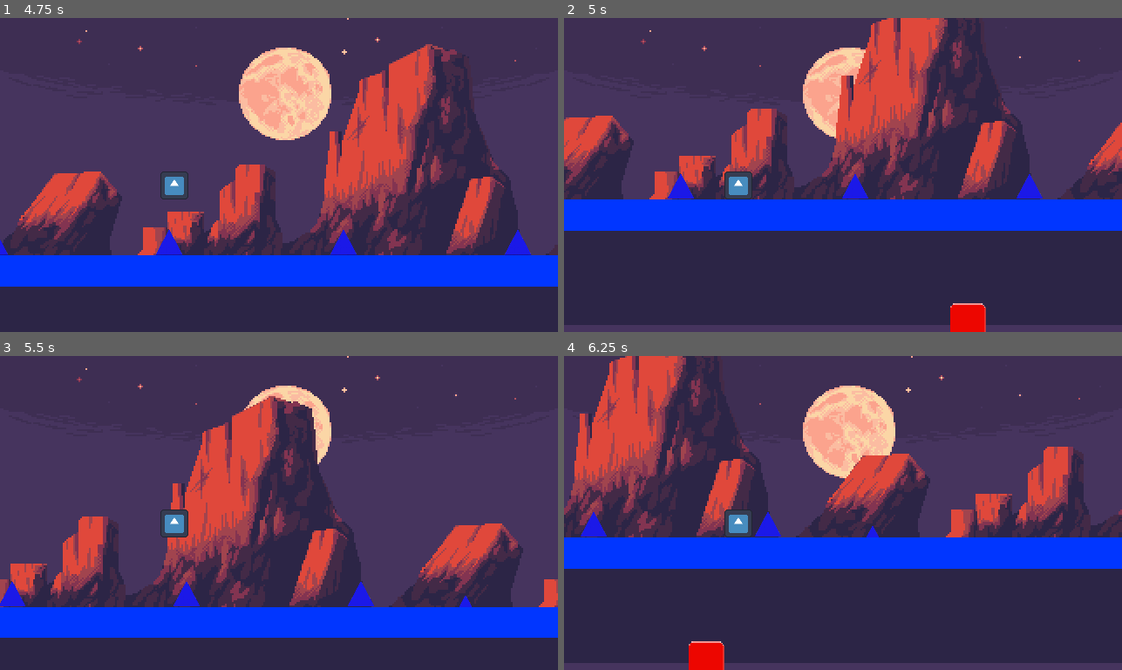
Above: before the commit, frames 1-4 (two rows, left to right).
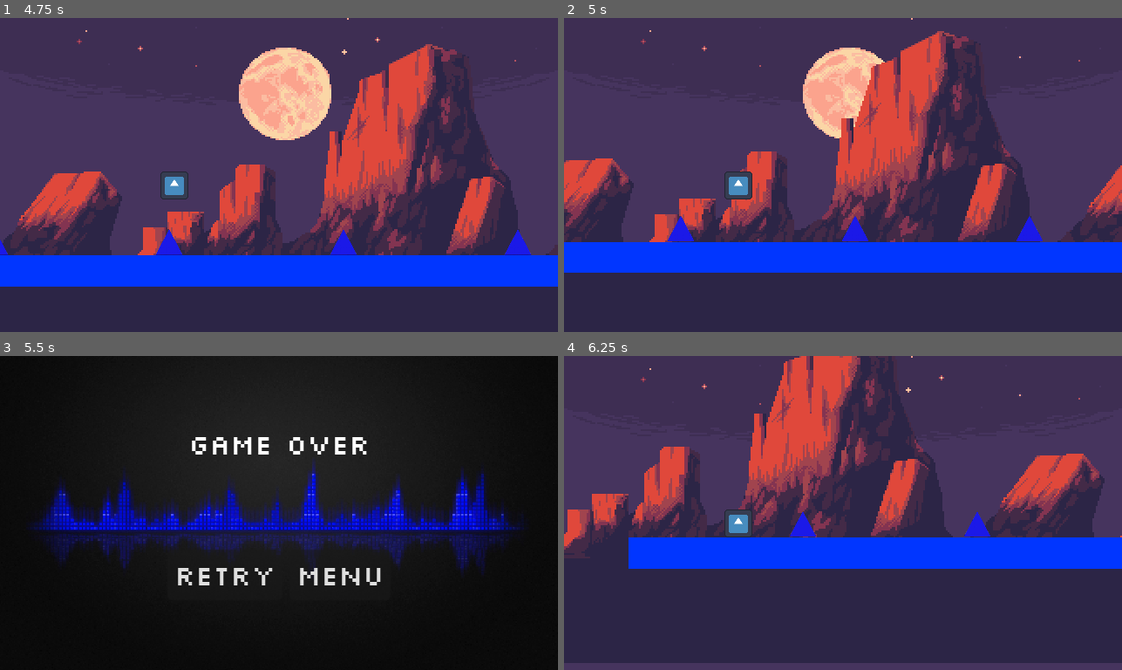
Above: after the commit, the same moments.

Repository: APersonXHe/AP-CompSci-Midyear-Project
Game: Godot game, scene res://scenes/main_menu/main_menu.tscn
The game is run twice, just before and just after one commit, with the same random seed, the same clock (stepped at 60 frames per second) and the same inputs. The engine's default icon, where the game draws it, is replaced by a stand-in: a white triangle on a blue panel in a dark square. Sound files missing from this copy of the repository are replaced by a short silence.
Inputs (mouse positions are in pixels of both pictures, inside the frame that each line leads up to):
- Up to frame 1 (4.75 s): click "PLAY" at 0.5 s; click "babaroque" at 1.25 s; click "dreamland" at 2 s; tap Enter (ui_accept) at 2.75, 3.6, 3.77, 4.07 s; hold Enter (ui_accept) 2.78-3.53 s; hold Enter (ui_accept) from 4.28 s (still down)
- Up to frame 2 (5 s): keep holding Enter (ui_accept)
- Up to frame 3 (5.5 s): release Enter (ui_accept) at 5.03 s; tap Enter (ui_accept) at 5.1, 5.27 s
- Up to frame 4 (6.25 s): tap Enter (ui_accept) at 5.57 s; click (787, 575) at 5.75 s, where only the run after the commit has a clickable "Retry"

Frame 1 is identical in both runs. In frame 2, 40% of the frame differs, in the area x 0-100%, y 0-100%; in frame 3, 99%; in frame 4, 28%.

Commit message:
player can now jump repeatedly by holding space key or pressing repeatedly

Diff:
--- a/scenes/levels/level_3/level_3.tscn
+++ b/scenes/levels/level_3/level_3.tscn
@@ -192,7 +192,7 @@
 scale = Vector2(0.5, 0.5)
 
 [node name="SPIKE37" parent="." instance=ExtResource("5_6we6i")]
-position = Vector2(3208, 71)
+position = Vector2(3251, 71)
 rotation = 3.14159
 
 [node name="SPIKE24" parent="." instance=ExtResource("5_6we6i")]
@@ -236,7 +236,19 @@
 position = Vector2(3181, 115)
 
 [node name="SPIKE39" parent="." instance=ExtResource("5_6we6i")]
-position = Vector2(3164, 115)
+position = Vector2(3195, 115)
+
+[node name="SPIKE40" parent="." instance=ExtResource("5_6we6i")]
+position = Vector2(3335, 114)
+
+[node name="SPIKE41" parent="." instance=ExtResource("5_6we6i")]
+position = Vector2(3349, 114)
+
+[node name="SPIKE42" parent="." instance=ExtResource("5_6we6i")]
+position = Vector2(468, 129)
+
+[node name="SPIKE43" parent="." instance=ExtResource("5_6we6i")]
+position = Vector2(3319, 114)
 
 [node name="SPIKE16" parent="." instance=ExtResource("5_6we6i")]
 position = Vector2(580, 128)
@@ -303,6 +315,10 @@
 position = Vector2(3006, 53)
 scale = Vector2(0.6, 1)
 
+[node name="FLOOR15" parent="." instance=ExtResource("9_yrfak")]
+position = Vector2(3375, -19)
+scale = Vector2(0.6, 1)
+
 [node name="FLOOR13" parent="." instance=ExtResource("9_yrfak")]
 position = Vector2(3094, 125)
 scale = Vector2(0.7, 1)
@@ -322,6 +338,10 @@
 position = Vector2(272, 207)
 scale = Vector2(100, 1)
 
+[node name="Void2" parent="." instance=ExtResource("10_72k6a")]
+position = Vector2(267, -256)
+scale = Vector2(100, 1)
+
 [node name="SlowPortal" parent="." instance=ExtResource("11_a1xhy")]
 position = Vector2(640, 94)
 
@@ -397,5 +417,8 @@
 [node name="GravityUpPortal7" parent="." instance=ExtResource("13_7pqf4")]
 position = Vector2(2972, 144)
 
+[node name="GravityUpPortal8" parent="." instance=ExtResource("13_7pqf4")]
+position = Vector2(3386, 95)
+
 [node name="GravityDownPortal7" parent="." instance=ExtResource("14_0n4nm")]
 position = Vector2(3104, 95)
--- a/scripts/player/player.gd
+++ b/scripts/player/player.gd
@@ -11,15 +11,31 @@
 var gravity = ProjectSettings.get_setting("physics/2d/default_gravity")
 var gravity_direction = Vector2.DOWN  # Default gravity direction
 
+const JUMP_BUFFER_TIME = 0.1  # Time window to buffer jump input
+const COYOTE_TIME = 0.1       # Time window for "coyote jump" after falling
+
+var jump_buffer_timer = 0.0
+var coyote_timer = 0.0
+var has_jumped = false  # Track if the player has already jumped
+
 func _ready():
 	start_position = position
 
 func _physics_process(delta: float) -> void:
+	# Update timers
+	if jump_buffer_timer > 0:
+		jump_buffer_timer -= delta
+	if (gravity_direction == Vector2.DOWN and is_on_floor()) or (gravity_direction == Vector2.UP and is_on_ceiling()):
+		coyote_timer = COYOTE_TIME  # Reset coyote timer when on the correct surface
+		has_jumped = false
+	else:
+		coyote_timer -= delta
+
+
 	handle_jump()
 	apply_gravity(delta)
 
 	velocity.x = speed
-
 	apply_friction(delta)
 	move_and_slide()
 
@@ -35,14 +51,18 @@
 		velocity.x += gravity * delta  # Push right
 
 func handle_jump():
-	# Adjust the is_on_floor() check based on gravity direction
-	if (gravity_direction == Vector2.DOWN and is_on_floor()) or (gravity_direction == Vector2.UP and is_on_ceiling()):
-		if Input.is_action_just_pressed("ui_accept"):
-			if gravity_direction == Vector2.DOWN:
-				velocity.y = JUMP_VELOCITY  # Normal jump (upwards)
-			elif gravity_direction == Vector2.UP:
-				velocity.y = -JUMP_VELOCITY  # Inverted jump (downwards)
+	# Handle jump input buffering
+	if Input.is_action_just_pressed("ui_accept"):
+		jump_buffer_timer = JUMP_BUFFER_TIME
 
+	# Allow jumping if buffered jump is still valid and within coyote time
+	if (jump_buffer_timer > 0 or Input.is_action_pressed("ui_accept")) and coyote_timer > 0 and not has_jumped:
+		if gravity_direction == Vector2.DOWN:
+			velocity.y = JUMP_VELOCITY
+		elif gravity_direction == Vector2.UP:
+			velocity.y = -JUMP_VELOCITY
+		jump_buffer_timer = 0.0  # Reset jump buffer
+		has_jumped = true  # Mark that the player has jumped
 
 func apply_friction(delta):
 	# Apply friction on the x-axis
